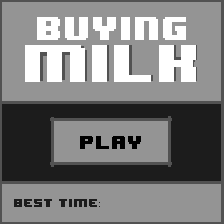
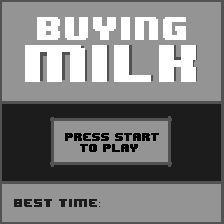
Layer changes from the first 224×224 image to the second:
renamed "PLAY" to "press start to play", painted on it over [65, 133, 159, 152]
